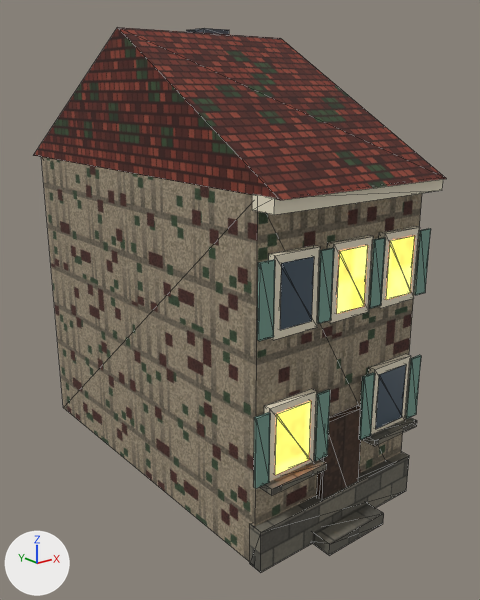
The FBX model output/world-modeling-v1/maps/maribor/Export/ENV_C_Facade_1.fbx: old version first, new version second.
One viewpoint serves both versions: a 50 mm lens placed at (-8.41, -7.59, 8.08), pointed at (0.3, 3.3, 3.73). Lighting does not change. The marker at lower left points along +X, +Y and +Z. The first picture is the older version. Mesh edges are drawn as thin lines.

The first picture shows 'ENV_C_Facade_1'.
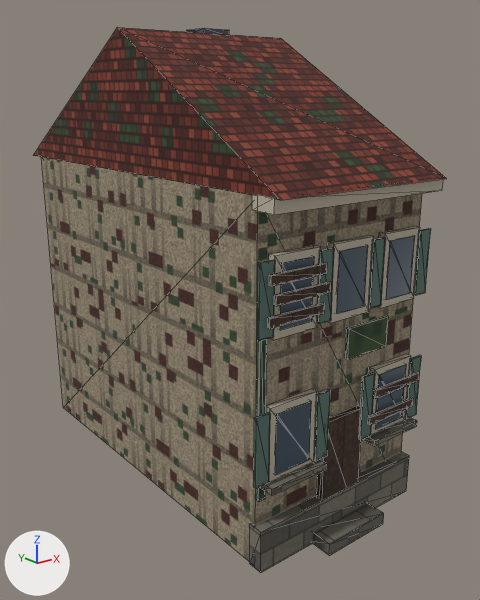
Boxes [x1, y1, x2, y2] around the edits, measured in the pictures (480 x 600 px):
'ENV_C_Facade_1', recoloured, reshaped (darker)
    both: [33, 27, 447, 573]
part 1 of me_env_c_facade_1, added
    after: [368, 398, 413, 425]
part 2 of me_env_c_facade_1, added
    after: [374, 372, 419, 398]
part 3 of me_env_c_facade_1, added
    after: [268, 303, 325, 328]
part 4 of me_env_c_facade_1, added
    after: [274, 282, 331, 306]
part 5 of me_env_c_facade_1, added (brown)
    after: [269, 263, 327, 286]
part 6 of me_env_c_facade_1, added
    after: [255, 302, 267, 502]
part 7 of me_env_c_facade_1, added (green)
    after: [345, 316, 388, 360]
part 8 of me_env_c_facade_1, recoloured (darker)
    both: [275, 236, 415, 475]

What the commit changed:
Picture 'Leaf.png' (img_leaf_png) is new.
Material 'MB_Ivory' (mat_mb_ivory) changes colour from pale yellow #eae1c8 to grey #bcb3a0; in linear values from (0.82, 0.75, 0.58) to (0.5, 0.45, 0.35).
Material 'MB_Shutter' (mat_mb_shutter) changes colour from greyish green #769b8e to greyish green #597369; in linear values from (0.18, 0.33, 0.27) to (0.1, 0.17, 0.14).
Material 'MB_Plank' (mat_mb_plank) is new.
Its texture is img_wood_png.
Its roughness is 0.92.
Material 'MB_Ivy' (mat_mb_ivy) is new.
Its texture is img_leaf_png.
Its roughness is 0.92.
me_env_c_facade_1 is used by ob_env_c_facade_1; location (0.0, 0.0, 0.0).
me_env_c_facade_1 had 222 vertices, 332 faces and spanned x -2.15..2.15, y -0.62..8.5, z 0.0..9.42.
me_env_c_facade_1 now has 278 vertices, 416 faces and spans x -2.15..2.15, y -0.62..8.5, z 0.0..9.42.
me_env_c_facade_1 part 1: a new loose piece, a box spanning x 0.59..1.89, y -0.265..-0.215, z 2.054..2.224, in mat_mb_plank (picture img_wood_png).
me_env_c_facade_1 part 2: a new loose piece, a box spanning x 0.71..2.01, y -0.275..-0.225, z 2.576..2.746, in mat_mb_plank (picture img_wood_png).
me_env_c_facade_1 part 3: a new loose piece, a box spanning x -1.96..-0.76, y -0.265..-0.215, z 4.571..4.741, in mat_mb_plank (picture img_wood_png).
me_env_c_facade_1 part 4: a new loose piece, a box spanning x -1.84..-0.64, y -0.275..-0.225, z 4.915..5.085, in mat_mb_plank (picture img_wood_png).
me_env_c_facade_1 part 5: a new loose piece, a box spanning x -1.96..-0.76, y -0.285..-0.235, z 5.259..5.429, in mat_mb_plank (picture img_wood_png).
me_env_c_facade_1 part 6: a new loose piece, a box spanning x -2.0..-1.86, y -0.08..0.0, z 1.383..4.945, in mat_mb_ivy (picture img_leaf_png).
me_env_c_facade_1 part 7: a new loose piece, a box spanning x 0.1..1.175, y -0.07..-0.01, z 3.45..4.05, in mat_mb_ivy (picture img_leaf_png).
me_env_c_facade_1 part 8: 36 faces spanning x -1.7..1.65, y -0.17..-0.11, z 1.83..5.55 switch from mat_mb_windowlit to mat_mb_darkglass (dark blue #3f505d).
me_env_c_facade_1 gains material mat_mb_plank (picture img_wood_png).
me_env_c_facade_1 gains material mat_mb_ivy (picture img_leaf_png).
